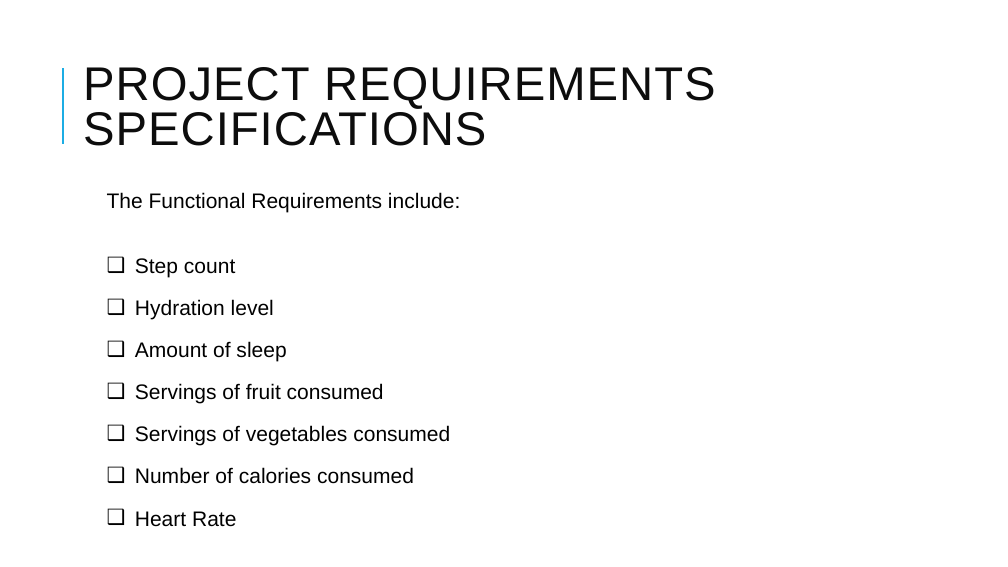
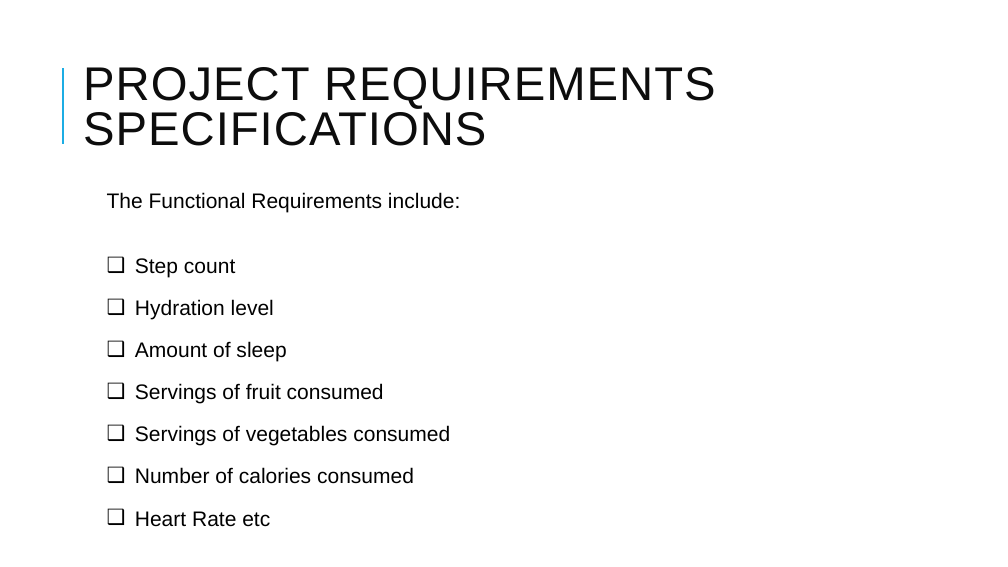
Before and after one commit to RaviTeja444/health-wellness, a slide deck: slide 7 of docs/presentation/Walk_Tracker.pptx. Drawn at 1008x567 pixels with LibreOffice and Linux fonts; fonts in the diff are those of the drawing. Boxes give left, top, right and bottom in pixels: in the first picture for what was removed or moved away, otherwise in the second. Text is boxed around its words. In the diff, an @@ line names an element or a change of style, - is before the commit and + after.

```diff
--- a/docs/presentation/Walk_Tracker.pptx
+++ b/docs/presentation/Walk_Tracker.pptx
@@ text at (x1=135, y1=511, x2=270, y2=527): text changed @@
-❑ Heart Rate
+❑ Heart Rate etc
```
Also in this commit, not shown: 3 other slides changed, 2 other files.
